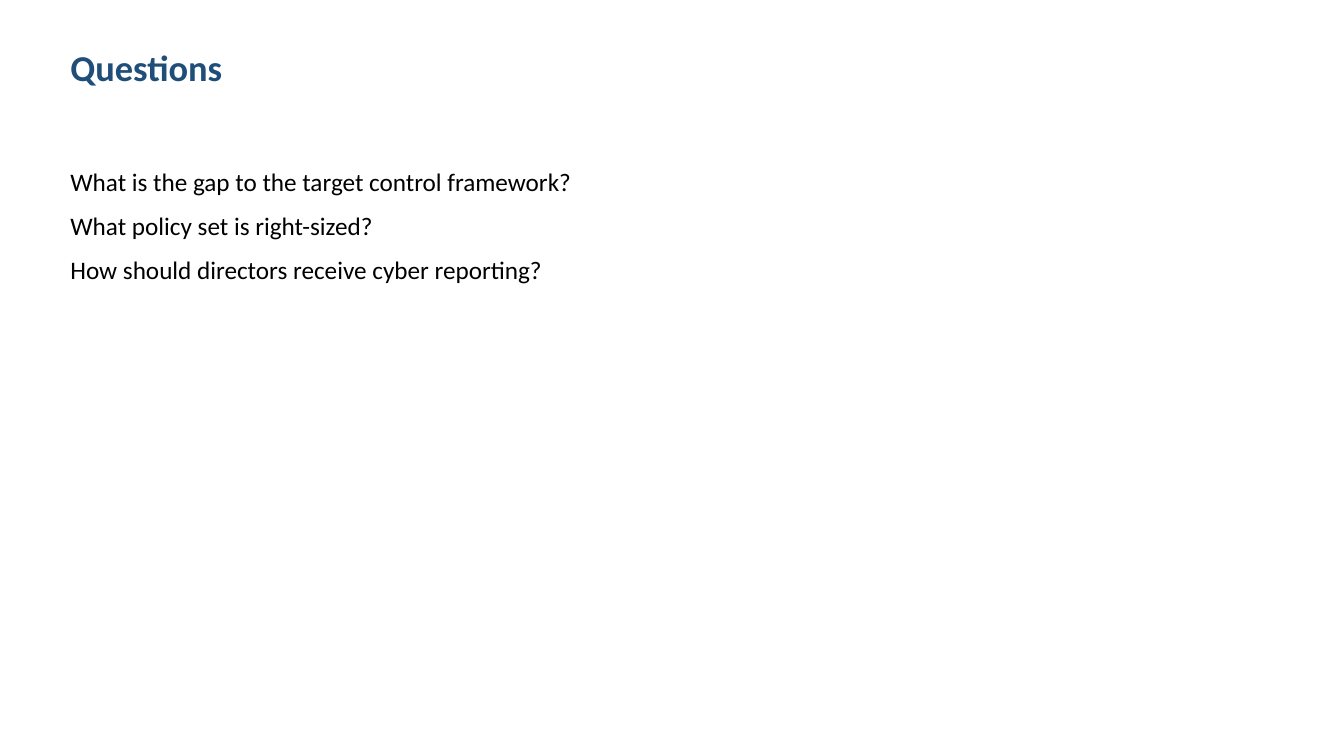
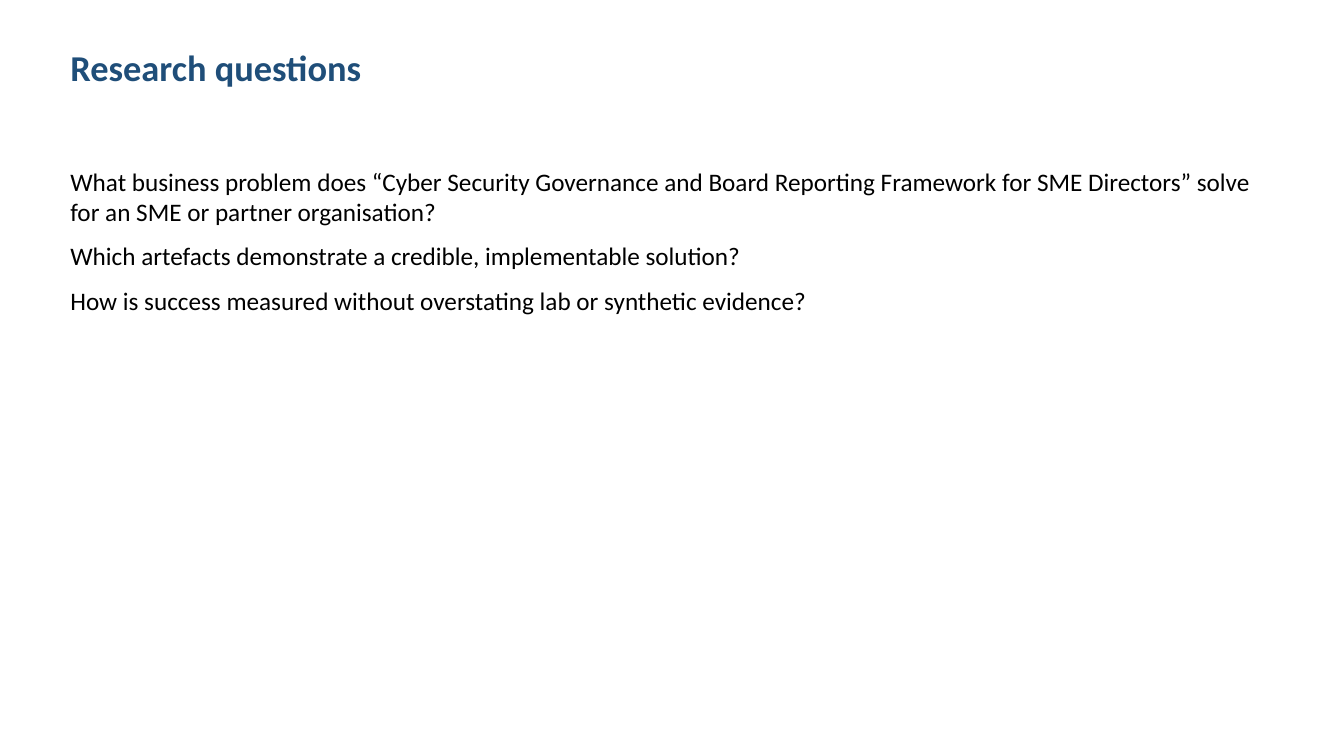
Before and after one commit to shohrabniaz/sme-cyber-board-reporting, a slide deck: slide 2 of Final_Submission/02_Presentation.pptx. Drawn at 1344x756 pixels with LibreOffice and Linux fonts; fonts in the diff are those of the drawing. Boxes give left, top, right and bottom in pixels: in the first picture for what was removed or moved away, otherwise in the second. Text is boxed around its words. In the diff, an @@ line names an element or a change of style, - is before the commit and + after.

```diff
--- a/Final_Submission/02_Presentation.pptx
+++ b/Final_Submission/02_Presentation.pptx
@@ text at [70, 55, 361, 87]: text changed @@
-Questions
+Research questions
@@ text at [70, 173, 1250, 315]: text changed @@
-What is the gap to the target control framework?
-What policy set is right-sized?
-How should directors receive cyber reporting?
+What business problem does “Cyber Security Governance and Board Reporting Framework for SME Directors” solve for an SME or partner organisation?
+Which artefacts demonstrate a credible, implementable solution?
+How is success measured without overstating lab or synthetic evidence?
```
Also in this commit, not shown: 3 other slides changed, 12 other files.
